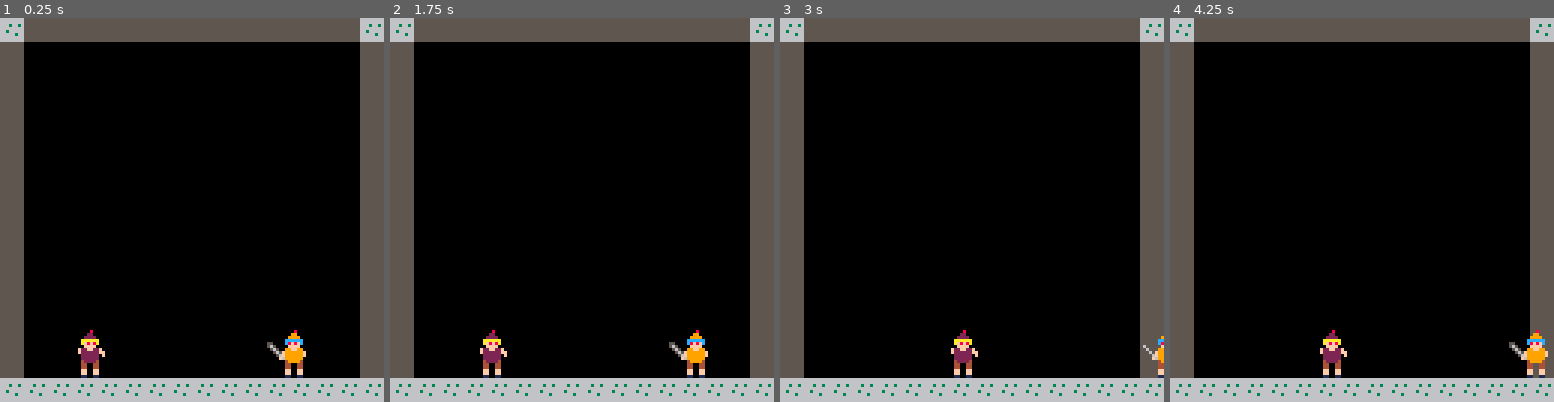
Above: before the commit, frames 1-4 (left to right).
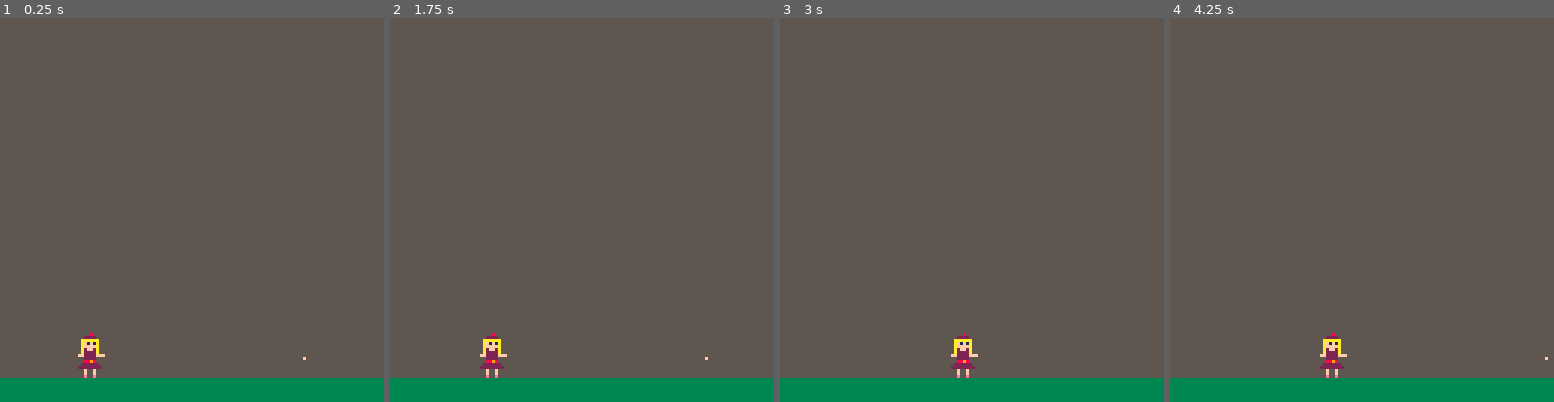
Above: after the commit, the same moments.

Repository: adatechschool/projet_collectif_pico_8-projet_petit_elon
Game: PICO-8 cartridge petitmusc.p8
The game is run twice, just before and just after one commit, with the same random seed, the same clock (stepped at 60 frames per second) and the same inputs.
Inputs:
- Up to frame 1 (0.25 s): no input
- Up to frame 2 (1.75 s): hold Right from 1.6 s (still down)
- Up to frame 3 (3 s): release Right at 2.1 s; hold Up 2.15-2.42 s; hold Right from 2.47 s (still down)
- Up to frame 4 (4.25 s): release Right at 3.03 s; hold Left 3.08-3.58 s; hold Down 3.63-3.97 s; hold Right from 4.02 s (still down)

The runs differ from the first frame. In frame 1, 83% of the frame differs, in the area x 0-100%, y 0-100%; in frame 2, 83%; in frame 3, 83%; in frame 4, 83%.

Commit message:
mise a jour des sprites

Diff:
--- a/petitmusc.p8
+++ b/petitmusc.p8
@@ -36,22 +36,22 @@
  if (y==104) y-=16
 end
 __gfx__
-00000000000080000000000066666666000000000000800000000000555555550000000000000000000000000000000000000000000000000000000000000000
-00000000000220000000000066666666000000000009900000000000555555550000000000000000000000000000000000000000000000000000000000000000
-00700700002222000000000066636636000000000099990000000000555555550000000000000000000000000000000000000000000000000000000000000000
-000770000aaaaaa00000000066666666000000000cccccc000000000555555550000000000000000000000000000000000000000000000000000000000000000
-000770000af8f8a00000000066366666000550000c8f8fc000000000555555550000000000000000000000000000000000000000000000000000000000000000
-0070070000ffff0000000000666663660005650000ffff0000000000555555550000000000000000000000000000000000000000000000000000000000000000
-00000000f22ff22f000000006666666600005650099ff99000000000555555550000000000000000000000000000000000000000000000000000000000000000
-00000000f222222ff00000006666666600000565f999999f00000000555555550000000000000000000000000000000000000000000000000000000000000000
-0000000002222220f00000000000000000000056f999999ff0000000000000000000000000000000000000000000000000000000000000000000000000000000
-000000000222222000000000000000000000000f69999990f0000000000000000000000000000000000000000000000000000000000000000000000000000000
-00000000042222400000000000000000000000000499994000000000000000000000000000000000000000000000000000000000000000000000000000000000
-00000000044004400000000000000000000000000440044000000000000000000000000000000000000000000000000000000000000000000000000000000000
-00000000044004400000000000000000000000000440044000000000000000000000000000000000000000000000000000000000000000000000000000000000
-000000000ff00ff00000000000000000000000000ff00ff000000000000000000000000000000000000000000000000000000000000000000000000000000000
-000000000ff00ff00000000000000000000000000ff00ff000000000000000000000000000000000000000000000000000000000000000000000000000000000
-00000000011001100000000000000000000000000110011000000000000000000000000000000000000000000000000000000000000000000000000000000000
+00000000000000000000000033333333000000000000000000008000555555550000000000000000000000000000000000000000000080000000000000008000
+00000000000080000000000033333333000000000000000000099000555555550000800000000000000080000000000000000000000990000000000000099000
+00700700002222000000000033333333000000000000000000999900555555550022220000000000002222000000000000000000009999000000000000999900
+000770000aaaaaa0000000003333333300000000000000000cccccc0555555550aaaaaa0000550000aaaaaa000000000000000000cccccc0000000000cccccc0
+000770000af1f1a0000000003333333300000000000000000c1f1fc0555555550af1f1a0005650000af1f1a000000000000550000c1f1fc0000000000c1f1fc0
+007007000affffa00000000033333333000000000000000000ffff00555555550affffa0056500000affffa0000000000005650000ffff000000000000ffff00
+000000000a2ff2a000000000333333330000000000000000099ff990555555550a2ff2a0565000000a2ff2a00000000000005650099ff99000000000099ff990
+000000000a2222a000000000333333330000000000000000f999999f555555550a2222a5650000000a2222a00000000000000565f999999f00000000f999999f
+00000000ff2222fff0000000000000000000000000000000f999999f00000000ff2222f650000000ff2222fff555555000000056f999999f00000000f999999f
+00000000002222000000000000000000000000000000000ff999999f00000000002222000000000000222200000000000000000f6999999f0055555ff999999f
+00000000008898000000000000000000000000000000000004444440000000000088980000000000008898000000000000000000044444400000000004444440
+00000000022222200000000000000000000000000000000004444440000000000222222000000000022222200000000000000000044444400000000004444440
+00000000222222220000000000000000000000000000000004400440000000002222222200000000222222220000000000000000044004400000000004400440
+0000000000f00f00000000000000000000000000000000000ff00ff00000000000f00f000000000000f00f0000000000000000000ff00ff0000000000ff00ff0
+0000000000f00f00000000000000000000000000000000000ff00ff00000000000f00f000000000000f00f0000000000000000000ff00ff0000000000ff00ff0
+0000000000e00e0000000000000000000000000000000000011001100000000000e00e000000000000e00e000000000000000000011001100000000001100110
 
 
 
@@ -183,19 +183,19 @@
 
 
 __map__
-0307070707070707070707070707070300000000000000000000000000000000000000000000000000000000000000000000000000000000000000000000000000000000000000000000000000000000000000000000000000000000000000000000000000000000000000000000000000000000000000000000000000000000
-0700000000000000000000000000000700000000000000000000000000000000000000000000000000000000000000000000000000000000000000000000000000000000000000000000000000000000000000000000000000000000000000000000000000000000000000000000000000000000000000000000000000000000
-0700000000000000000000000000000700000000000000000000000000000000000000000000000000000000000000000000000000000000000000000000000000000000000000000000000000000000000000000000000000000000000000000000000000000000000000000000000000000000000000000000000000000000
-0700000000000000000000000000000700000000000000000000000000000000000000000000000000000000000000000000000000000000000000000000000000000000000000000000000000000000000000000000000000000000000000000000000000000000000000000000000000000000000000000000000000000000
-0700000000000000000000000000000700000000000000000000000000000000000000000000000000000000000000000000000000000000000000000000000000000000000000000000000000000000000000000000000000000000000000000000000000000000000000000000000000000000000000000000000000000000
-0700000000000000000000000000000700000000000000000000000000000000000000000000000000000000000000000000000000000000000000000000000000000000000000000000000000000000000000000000000000000000000000000000000000000000000000000000000000000000000000000000000000000000
-0700000000000000000000000000000700000000000000000000000000000000000000000000000000000000000000000000000000000000000000000000000000000000000000000000000000000000000000000000000000000000000000000000000000000000000000000000000000000000000000000000000000000000
-0700000000000000000000000000000700000000000000000000000000000000000000000000000000000000000000000000000000000000000000000000000000000000000000000000000000000000000000000000000000000000000000000000000000000000000000000000000000000000000000000000000000000000
-0700000000000000000000000000000700000000000000000000000000000000000000000000000000000000000000000000000000000000000000000000000000000000000000000000000000000000000000000000000000000000000000000000000000000000000000000000000000000000000000000000000000000000
-0700000000000000000000000000000700000000000000000000000000000000000000000000000000000000000000000000000000000000000000000000000000000000000000000000000000000000000000000000000000000000000000000000000000000000000000000000000000000000000000000000000000000000
-0700000000000000000000000000000700000000000000000000000000000000000000000000000000000000000000000000000000000000000000000000000000000000000000000000000000000000000000000000000000000000000000000000000000000000000000000000000000000000000000000000000000000000
-0700000000000000000000000000000700000000000000000000000000000000000000000000000000000000000000000000000000000000000000000000000000000000000000000000000000000000000000000000000000000000000000000000000000000000000000000000000000000000000000000000000000000000
-0700000000000000000000000000000700000000000000000000000000000000000000000000000000000000000000000000000000000000000000000000000000000000000000000000000000000000000000000000000000000000000000000000000000000000000000000000000000000000000000000000000000000000
-0700000000000000000000000000000700000000000000000000000000000000000000000000000000000000000000000000000000000000000000000000000000000000000000000000000000000000000000000000000000000000000000000000000000000000000000000000000000000000000000000000000000000000
-0700000000000000000000000000000700000000000000000000000000000000000000000000000000000000000000000000000000000000000000000000000000000000000000000000000000000000000000000000000000000000000000000000000000000000000000000000000000000000000000000000000000000000
+0707070707070707070707070707070700000000000000000000000000000000000000000000000000000000000000000000000000000000000000000000000000000000000000000000000000000000000000000000000000000000000000000000000000000000000000000000000000000000000000000000000000000000
+0707070707070707070707070707070700000000000000000000000000000000000000000000000000000000000000000000000000000000000000000000000000000000000000000000000000000000000000000000000000000000000000000000000000000000000000000000000000000000000000000000000000000000
+0707070707070707070707070707070700000000000000000000000000000000000000000000000000000000000000000000000000000000000000000000000000000000000000000000000000000000000000000000000000000000000000000000000000000000000000000000000000000000000000000000000000000000
+0707070707070707070707070707070700000000000000000000000000000000000000000000000000000000000000000000000000000000000000000000000000000000000000000000000000000000000000000000000000000000000000000000000000000000000000000000000000000000000000000000000000000000
+0707070707070707070707070707070700000000000000000000000000000000000000000000000000000000000000000000000000000000000000000000000000000000000000000000000000000000000000000000000000000000000000000000000000000000000000000000000000000000000000000000000000000000
+0707070707070707070707070707070700000000000000000000000000000000000000000000000000000000000000000000000000000000000000000000000000000000000000000000000000000000000000000000000000000000000000000000000000000000000000000000000000000000000000000000000000000000
+0707070707070707070707070707070700000000000000000000000000000000000000000000000000000000000000000000000000000000000000000000000000000000000000000000000000000000000000000000000000000000000000000000000000000000000000000000000000000000000000000000000000000000
+0707070707070707070707070707070700000000000000000000000000000000000000000000000000000000000000000000000000000000000000000000000000000000000000000000000000000000000000000000000000000000000000000000000000000000000000000000000000000000000000000000000000000000
+0707070707070707070707070707070700000000000000000000000000000000000000000000000000000000000000000000000000000000000000000000000000000000000000000000000000000000000000000000000000000000000000000000000000000000000000000000000000000000000000000000000000000000
+0707070707070707070707070707070700000000000000000000000000000000000000000000000000000000000000000000000000000000000000000000000000000000000000000000000000000000000000000000000000000000000000000000000000000000000000000000000000000000000000000000000000000000
+0707070707070707070707070707070700000000000000000000000000000000000000000000000000000000000000000000000000000000000000000000000000000000000000000000000000000000000000000000000000000000000000000000000000000000000000000000000000000000000000000000000000000000
+0707070707070707070707070707070700000000000000000000000000000000000000000000000000000000000000000000000000000000000000000000000000000000000000000000000000000000000000000000000000000000000000000000000000000000000000000000000000000000000000000000000000000000
+0707070707070707070707070707070700000000000000000000000000000000000000000000000000000000000000000000000000000000000000000000000000000000000000000000000000000000000000000000000000000000000000000000000000000000000000000000000000000000000000000000000000000000
+0707070707070707070707070707070700000000000000000000000000000000000000000000000000000000000000000000000000000000000000000000000000000000000000000000000000000000000000000000000000000000000000000000000000000000000000000000000000000000000000000000000000000000
+0707070707070707070707070707070700000000000000000000000000000000000000000000000000000000000000000000000000000000000000000000000000000000000000000000000000000000000000000000000000000000000000000000000000000000000000000000000000000000000000000000000000000000
 0303030303030303030303030303030300000000000000000000000000000000000000000000000000000000000000000000000000000000000000000000000000000000000000000000000000000000000000000000000000000000000000000000000000000000000000000000000000000000000000000000000000000000
